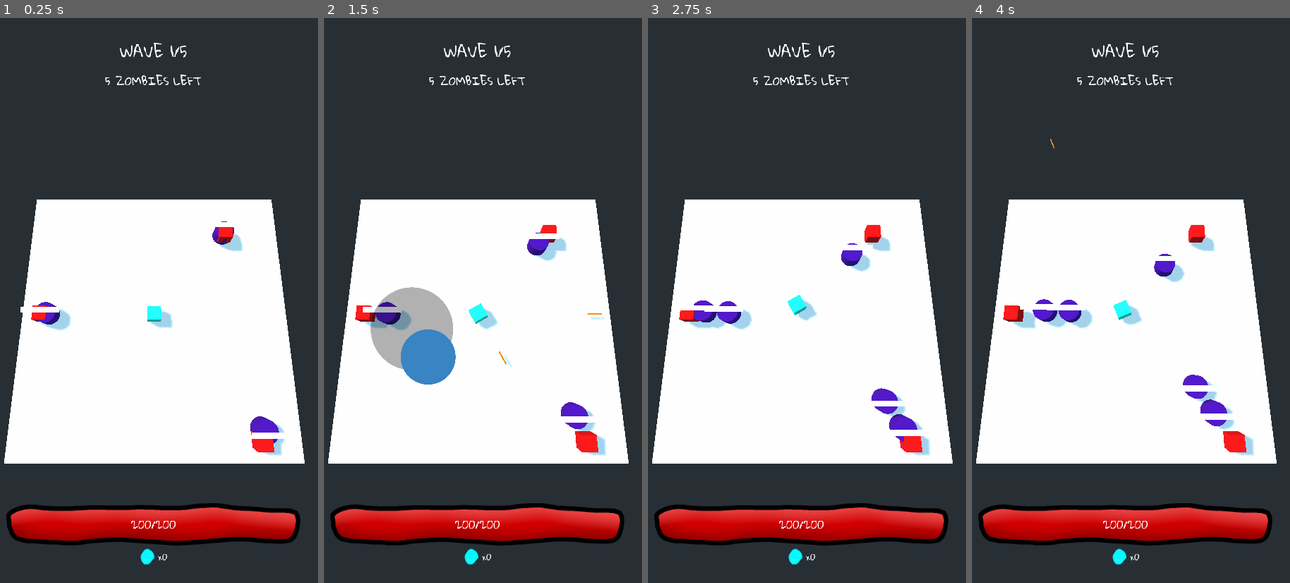
Above: before the commit, frames 1-4 (left to right).
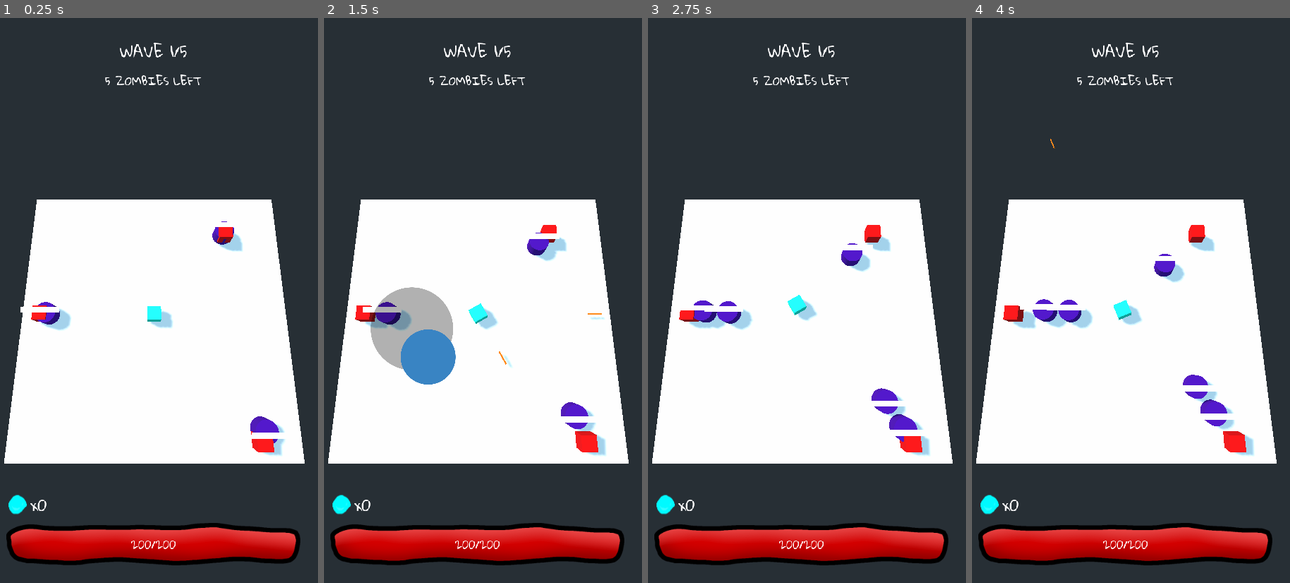
Above: after the commit, the same moments.

Repository: jeffsieu/coma-dash
Game: Godot game, scene res://MainLevel.tscn
Same seed, same stepped clock (60 frames per second), same inputs: the game is played once before the commit and once after it.
Inputs (mouse positions are in pixels of both pictures, inside the frame that each line leads up to):
- Up to frame 1 (0.25 s): no input
- Up to frame 2 (1.5 s): move the mouse to (549, 272) at 0.52 s; click (549, 272) at 0.67 s; drag from (409, 328) to (460, 413) at 1.27 s
- Up to frame 3 (2.75 s): move the mouse to (835, 176) at 2.02 s; click (835, 176) at 2.17 s
- Up to frame 4 (4 s): drag from (1108, 413) to (1026, 215) at 2.77 s; move the mouse to (1223, 385) at 3.52 s; click (1223, 385) at 3.67 s

The runs differ from the first frame. In frame 1, 9.4% of the frame differs, in the area x 1-95%, y 84-97%; in frame 2, 9.4%; in frame 3, 9.4%; in frame 4, 9.4%.

Commit message:
Move crystals above health bar

Diff:
--- a/MainLevel.tscn
+++ b/MainLevel.tscn
@@ -12,17 +12,13 @@
 [ext_resource path="res://GUI.gd" type="Script" id=10]
 [ext_resource path="res://HealthBar/healthbarfront.png" type="Texture" id=11]
 [ext_resource path="res://HealthBar/healthbarback.png" type="Texture" id=12]
-[ext_resource path="res://GloriaHallelujah-Regular.ttf" type="DynamicFontData" id=13]
-[ext_resource path="res://Loot/Crystal.png" type="Texture" id=14]
+[ext_resource path="res://Loot/Crystal.png" type="Texture" id=13]
 
 [sub_resource type="BoxShape" id=1]
 
 [sub_resource type="CubeMesh" id=2]
 
 [sub_resource type="CircleShape2D" id=3]
-
-[sub_resource type="DynamicFont" id=4]
-font_data = ExtResource( 13 )
 
 [node name="Level" type="Spatial"]
 
@@ -75,7 +71,7 @@
 margin_left = 32.0
 margin_top = 32.0
 margin_right = -32.0
-margin_bottom = -30.4926
+margin_bottom = -32.0
 rect_scale = Vector2( 0.997749, 1 )
 script = ExtResource( 10 )
 __meta__ = {
@@ -95,16 +91,46 @@
 [node name="ZombiesLeft" type="Label" parent="GUI"]
 margin_top = 61.0
 margin_right = 536.0
-margin_bottom = 843.0
+margin_bottom = 818.0
 size_flags_vertical = 7
 custom_fonts/font = ExtResource( 9 )
 text = "ZOMBIES LEFT"
 align = 1
 
+[node name="LootDisplay" type="MarginContainer" parent="GUI"]
+margin_top = 822.0
+margin_right = 536.0
+margin_bottom = 879.0
+
+[node name="HBoxContainer" type="HBoxContainer" parent="GUI/LootDisplay"]
+margin_right = 536.0
+margin_bottom = 57.0
+
+[node name="CenterContainer" type="CenterContainer" parent="GUI/LootDisplay/HBoxContainer"]
+margin_right = 45.0
+margin_bottom = 57.0
+
+[node name="TextureRect" type="TextureRect" parent="GUI/LootDisplay/HBoxContainer/CenterContainer"]
+margin_left = 2.0
+margin_top = 8.0
+margin_right = 42.0
+margin_bottom = 48.0
+rect_min_size = Vector2( 40, 40 )
+texture = ExtResource( 13 )
+expand = true
+
+[node name="LootCount" type="Label" parent="GUI/LootDisplay/HBoxContainer"]
+margin_left = 44.0
+margin_right = 73.0
+margin_bottom = 57.0
+custom_fonts/font = ExtResource( 8 )
+text = "x0"
+align = 1
+
 [node name="PlayerHealthBarContainer" type="CenterContainer" parent="GUI"]
-margin_top = 847.0
+margin_top = 883.0
 margin_right = 536.0
-margin_bottom = 924.0
+margin_bottom = 960.0
 __meta__ = {
 "_edit_use_anchors_": false
 }
@@ -137,30 +163,3 @@
 __meta__ = {
 "_edit_use_anchors_": false
 }
-
-[node name="LoopDisplay" type="HBoxContainer" parent="GUI"]
-margin_top = 928.0
-margin_right = 536.0
-margin_bottom = 961.0
-alignment = 1
-__meta__ = {
-"_edit_use_anchors_": false
-}
-
-[node name="CrystalIcon" type="TextureRect" parent="GUI/LoopDisplay"]
-margin_left = 242.0
-margin_right = 272.0
-margin_bottom = 33.0
-texture = ExtResource( 14 )
-stretch_mode = 1
-__meta__ = {
-"_edit_use_anchors_": false
-}
-
-[node name="LootCount" type="Label" parent="GUI/LoopDisplay"]
-margin_left = 276.0
-margin_right = 293.0
-margin_bottom = 33.0
-custom_fonts/font = SubResource( 4 )
-text = "x0"
-align = 1
Not shown: 1 places in MainLevel.tscn that only renumber resources
